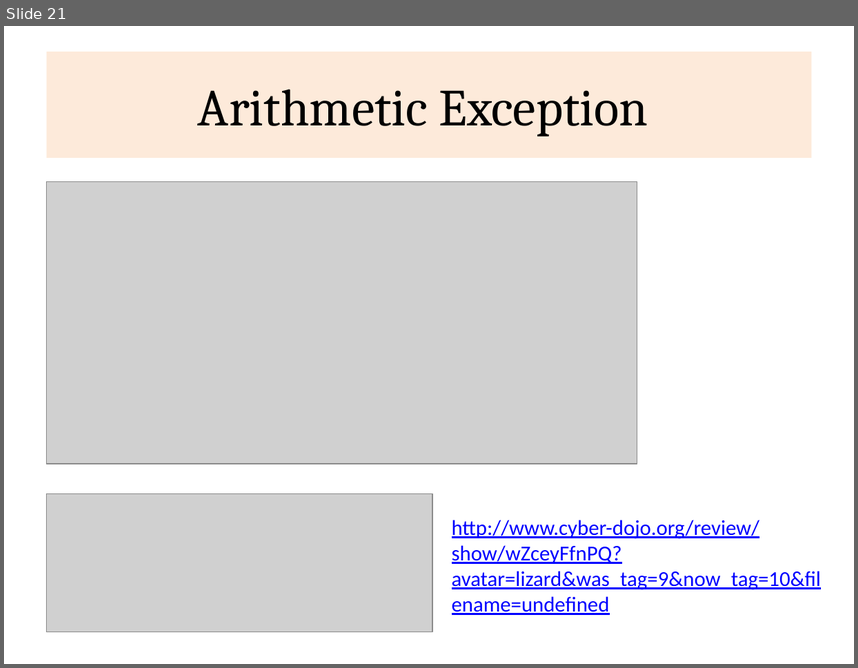
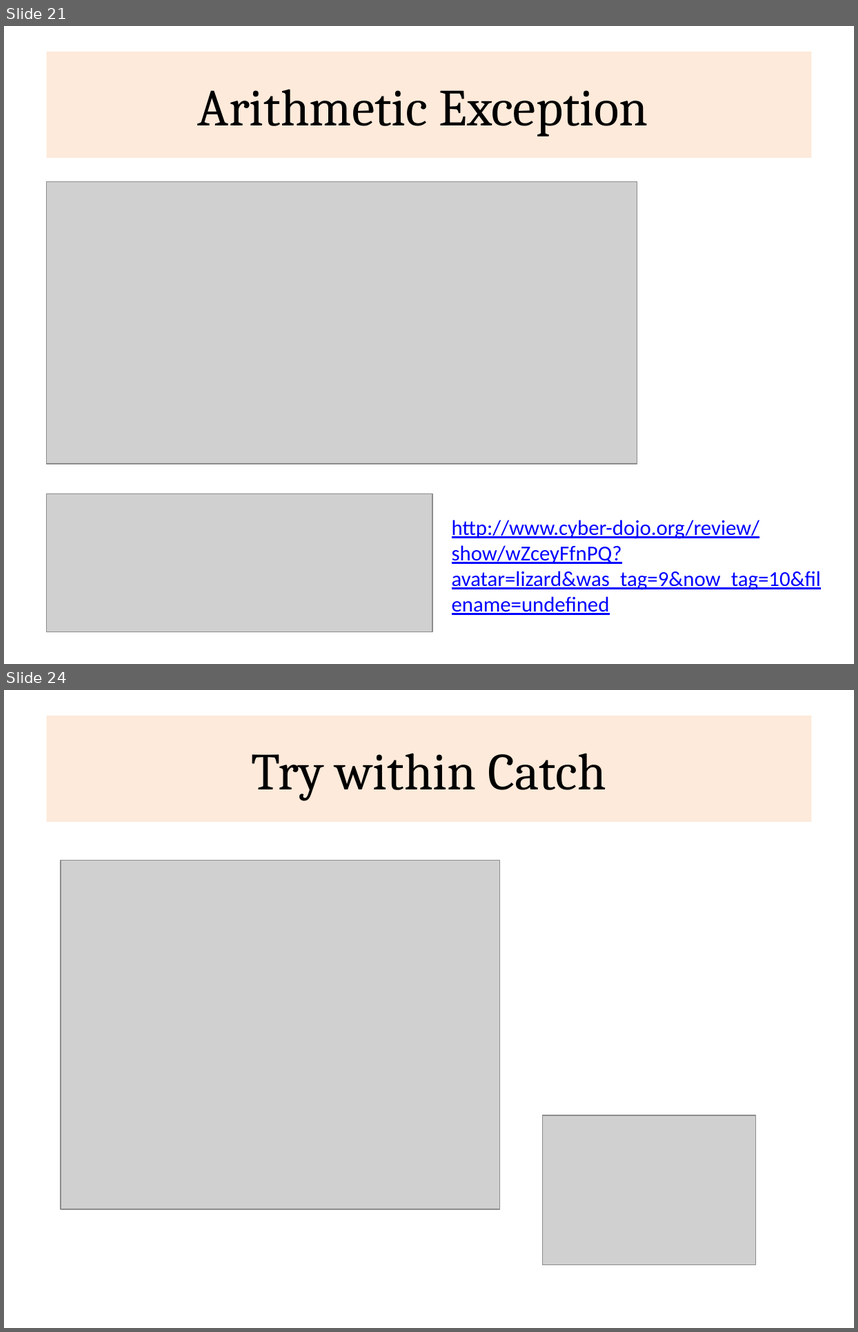
Before and after one commit to rajasekaran36/CS8392-OOPS, a slide deck: Slides/Unit 3/CS8392-U2-Exceptions.pptx. Shown one above the other, each under a label of ours: slide 21 before the commit, slides 21 and 24 after it; the slides between them are not shown. The pictures are 858x668 and 858x1332 pixels, drawn with LibreOffice and Linux fonts; fonts in the diff are those of the drawing; grey boxes stand for pictures. Boxes give left, top, right and bottom in pixels: in the first picture for what was removed or moved away, otherwise in the second. Text is boxed around its words. In the diff, an @@ line names an element or a change of style, - is before the commit and + after.

```diff
--- a/Slides/Unit 3/CS8392-U2-Exceptions.pptx
+++ b/Slides/Unit 3/CS8392-U2-Exceptions.pptx
@@ slide 24 added at box(4, 690, 854, 1328), background #FFFFFF @@
@@ title added at box(47, 716, 811, 822), fill #FDEADA, 44 pt, text #000000 @@
+Try within Catch
@@ picture added at box(61, 860, 500, 1209) @@
@@ picture added at box(542, 1115, 755, 1265) @@
```
Also in this commit, not shown: 14 other slides added.
